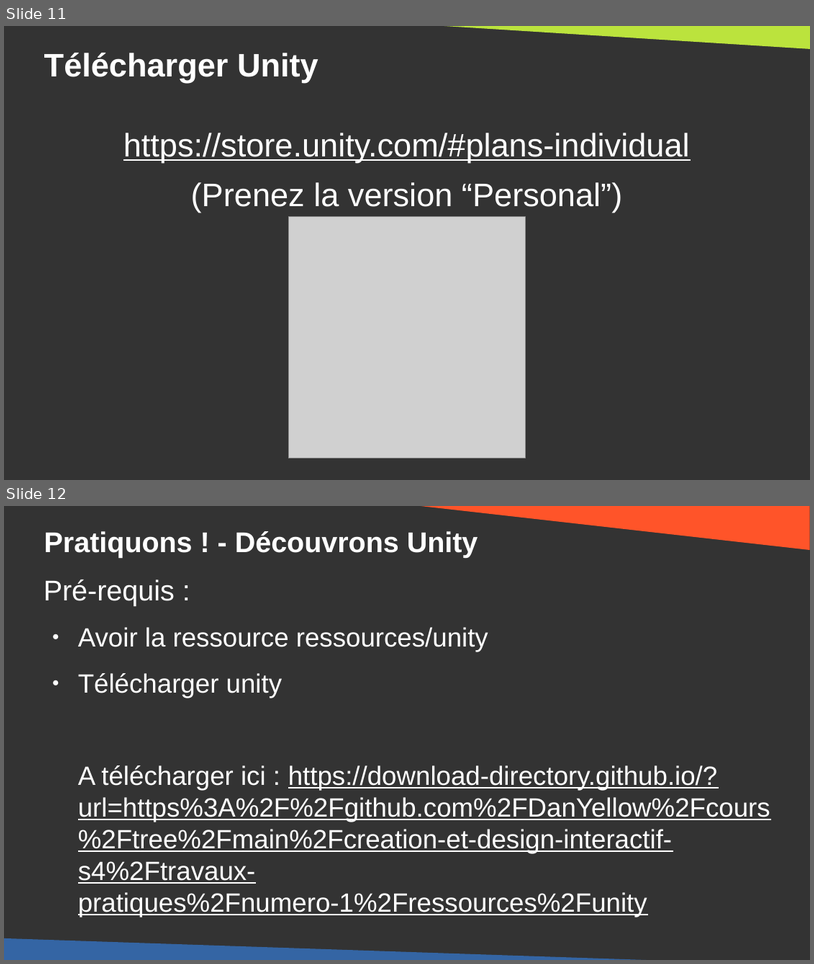
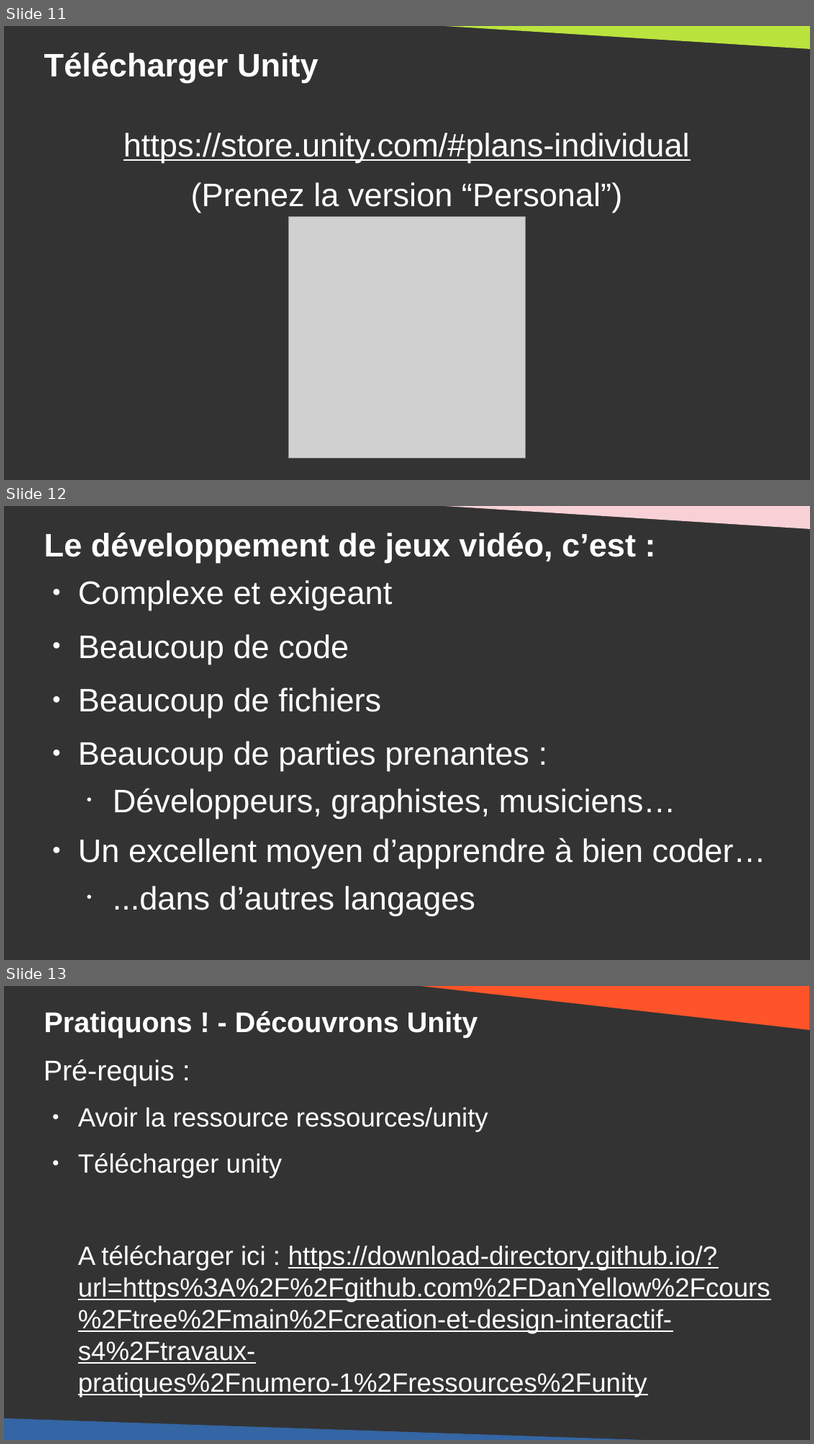
Before and after one commit to DanYellow/cours, a slide deck: creation-et-design-interactif-s4/travaux-pratiques/numero-1/presentation.odp. Shown one above the other, each under a label of ours: slides 11 and 12 before the commit, slides 11, 12 and 13 after it. The pictures are 814x964 and 814x1444 pixels, drawn with LibreOffice and Linux fonts; fonts in the diff are those of the drawing; grey boxes stand for pictures. Boxes give left, top, right and bottom in pixels: in the first picture for what was removed or moved away, otherwise in the second. Text is boxed around its words. In the diff, an @@ line names an element or a change of style, - is before the commit and + after.

```diff
--- a/creation-et-design-interactif-s4/travaux-pratiques/numero-1/presentation.odp
+++ b/creation-et-design-interactif-s4/travaux-pratiques/numero-1/presentation.odp
@@ slide 12 added at <box>4,506,810,960</box>, background #333333 @@
@@ right triangle added at <box>394,506,810,530</box>, fill #F7D1D5 @@
@@ title added at <box>44,533,636,562</box>, 32 pt, text #FFFFFF, bold @@
+Le développement de jeux vidéo, c’est :
@@ text added at <box>78,580,766,915</box>, 32 pt, text #FFFFFF @@
+● Complexe et exigeant
+● Beaucoup de code
+● Beaucoup de fichiers
+● Beaucoup de parties prenantes :
+  • Développeurs, graphistes, musiciens…
+● Un excellent moyen d’apprendre à bien coder…
+  • ...dans d’autres langages
@@ what was slide 12 is now slide 13 @@
```
Also in this commit, not shown: 1 slide changed, 1 other file.
